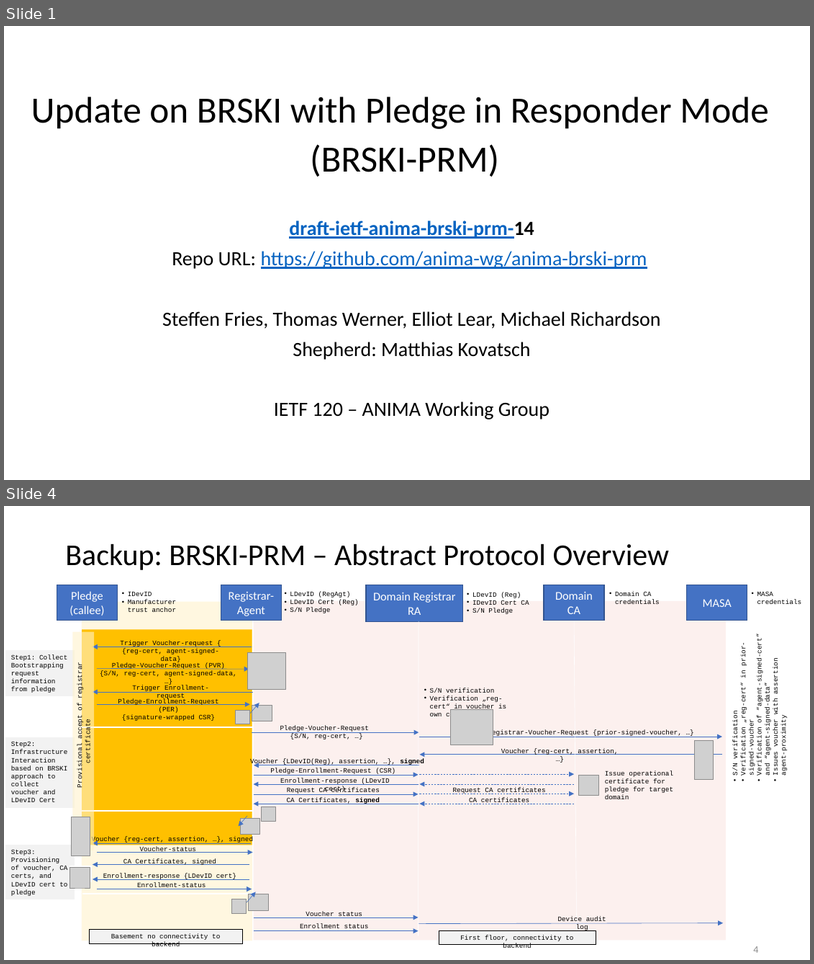
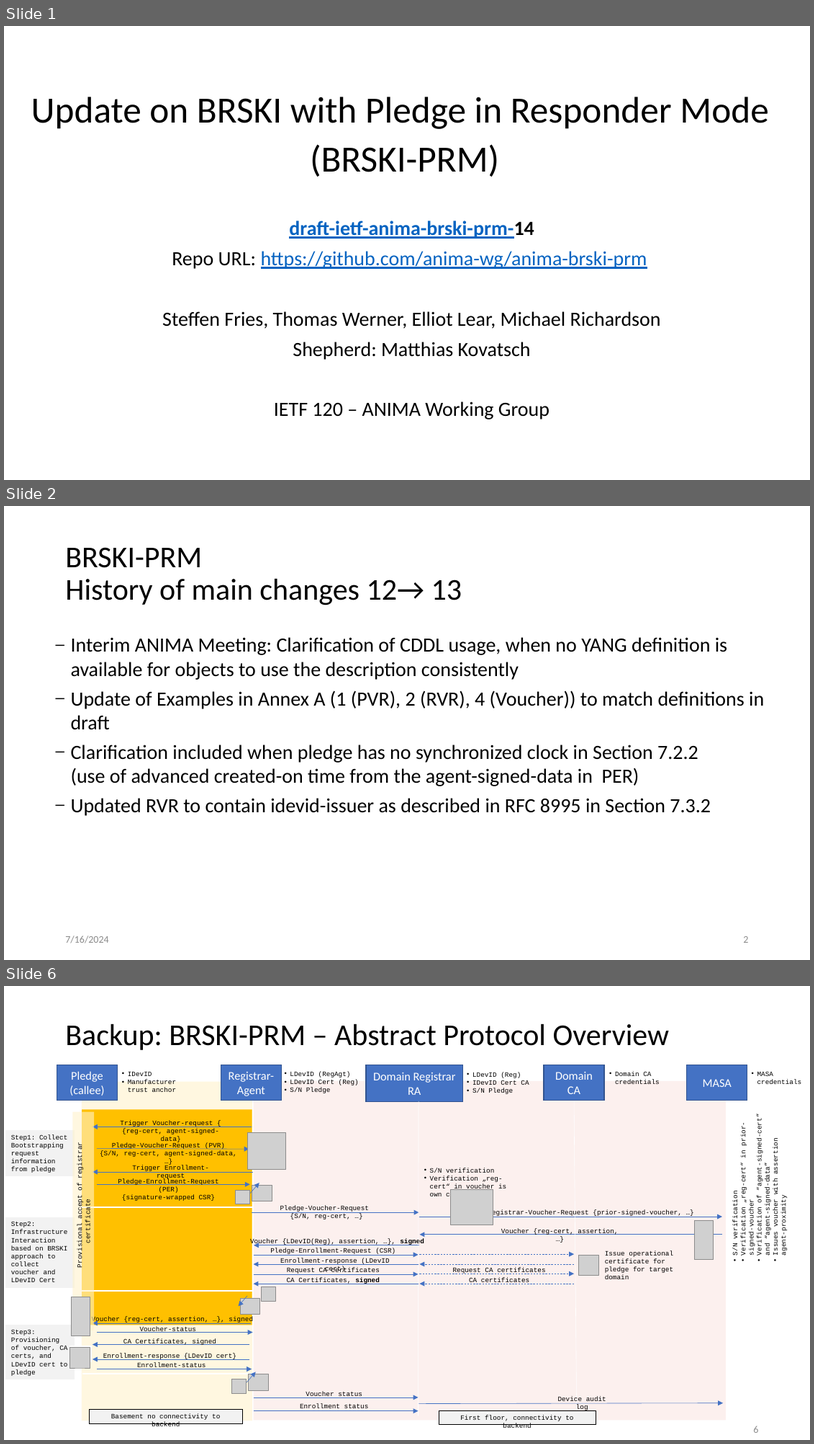
Before and after one commit to anima-wg/anima-brski-prm, a slide deck: presentations/slides-120-anima-update-brski-with-pledge-in-responder-mode-brski-prm.pptx. Shown one above the other, each under a label of ours: slides 1 and 4 before the commit, slides 1, 2 and 6 after it; the slides between them are not shown. The pictures are 814x964 and 814x1444 pixels, drawn with LibreOffice and Linux fonts; fonts in the diff are those of the drawing; grey boxes stand for pictures. Boxes give left, top, right and bottom in pixels: in the first picture for what was removed or moved away, otherwise in the second. Text is boxed around its words. In the diff, an @@ line names an element or a change of style, - is before the commit and + after.

Commit message:
Update to provide more details on changes and also include an open question from Design Team meeting on July 16 on supporting enrollment of multiple LDevID certificates

```diff
--- a/presentations/slides-120-anima-update-brski-with-pledge-in-responder-mode-brski-prm.pptx
+++ b/presentations/slides-120-anima-update-brski-with-pledge-in-responder-mode-brski-prm.pptx
@@ slide 2 added at [4,506,810,960], background #FFFFFF @@
@@ title added at [65,547,463,605], 36 pt, text #000000 @@
+BRSKI-PRM
+History of main changes 12→ 13
@@ text added at [71,637,764,816], 24 pt, text #000000 @@
+– Interim ANIMA Meeting: Clarification of CDDL usage, when no YANG definition is available for objects to use the description consistently
+– Update of Examples in Annex A (1 (PVR), 2 (RVR), 4 (Voucher)) to match definitions in draft
+– Clarification included when pledge has no synchronized clock in Section 7.2.2
+  (use of advanced created-on time from the agent-signed-data in PER)
+– Updated RVR to contain idevid-issuer as described in RFC 8995 in Section 7.3.2
@@ text added at [65,935,108,943], 12 pt, text #8C8C8C @@
+7/16/2024
@@ page number added at [743,936,748,942], 12 pt, text #8C8C8C @@
+2
@@ what was slide 4 is now slide 6 @@
@@ page number at [754,1426,759,1432]: text changed @@
-4
+6
```
Also in this commit, not shown: 2 slides changed, 1 other slide added.
